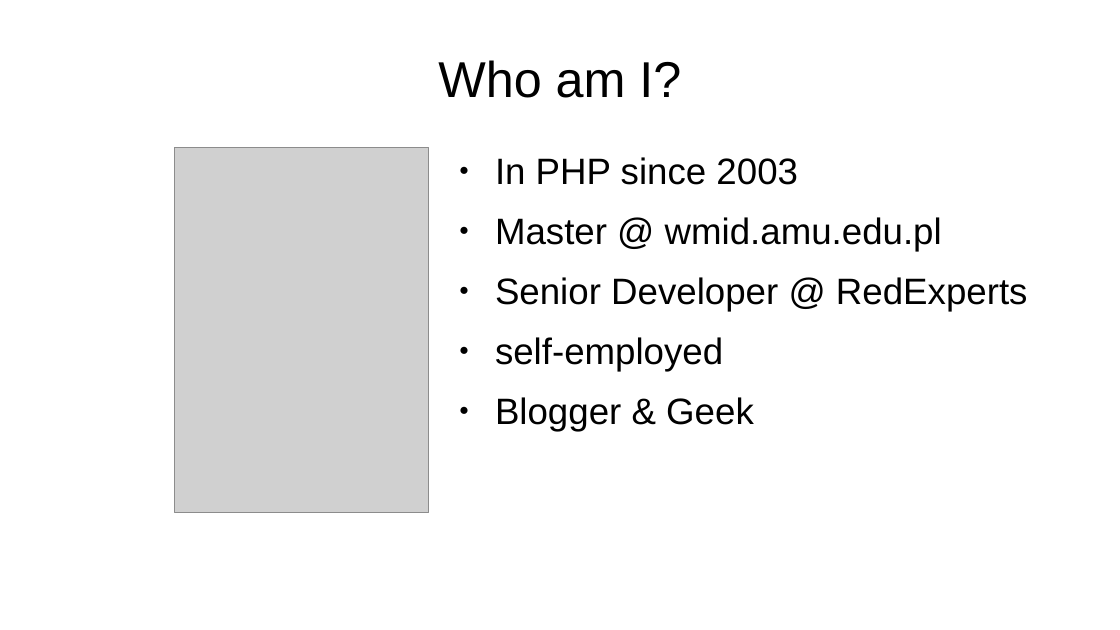
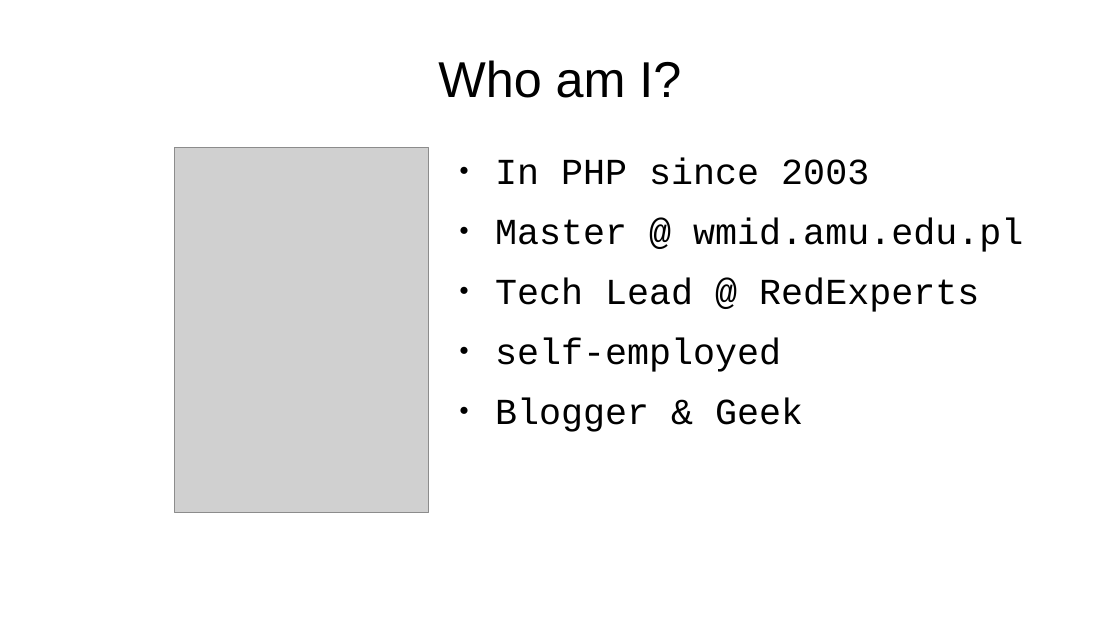
Before and after one commit to emgiezet/meetphp-8, a slide deck: slide 2 of presentation/presentation.odp. Drawn at 1120x630 pixels with LibreOffice and Linux fonts; fonts in the diff are those of the drawing; grey boxes stand for pictures; background and template pictures are left out. Boxes give left, top, right and bottom in pixels: in the first picture for what was removed or moved away, otherwise in the second. Text is boxed around its words. In the diff, an @@ line names an element or a change of style, - is before the commit and + after.

```diff
--- a/presentation/presentation.odp
+++ b/presentation/presentation.odp
@@ text at bbox=[495, 158, 1023, 432]: font Arial to Courier New in "In PHP since 2003", "Master @ wmid.amu.edu.pl", "self-employed", "Blogger & Geek" @@
@@ text at bbox=[495, 278, 979, 312]: text changed; font Arial to Courier New @@
-● Senior Developer @ RedExperts
+● Tech Lead @ RedExperts
```
Also in this commit, not shown: 2 other slides changed, 7 slides added, 11 other files.
